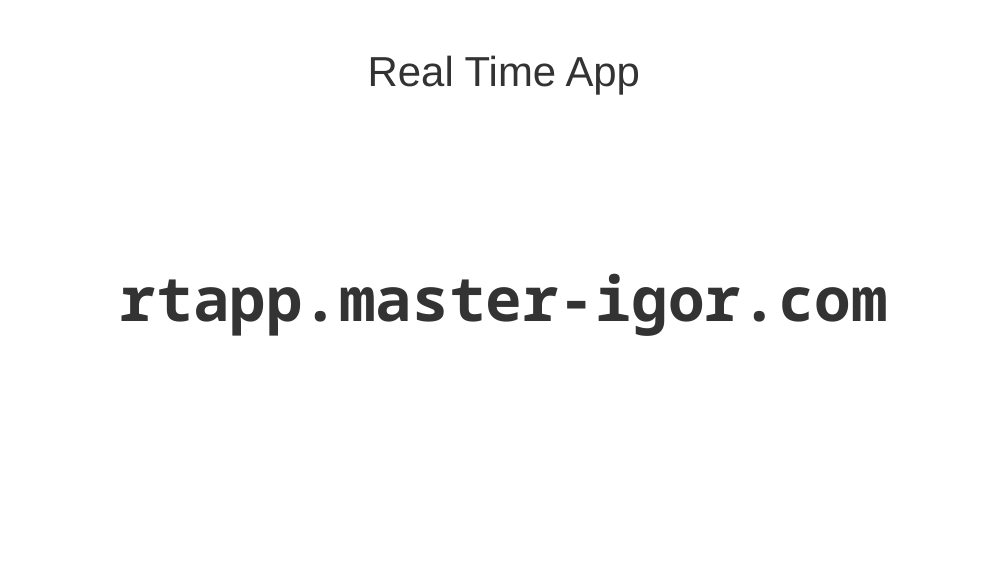
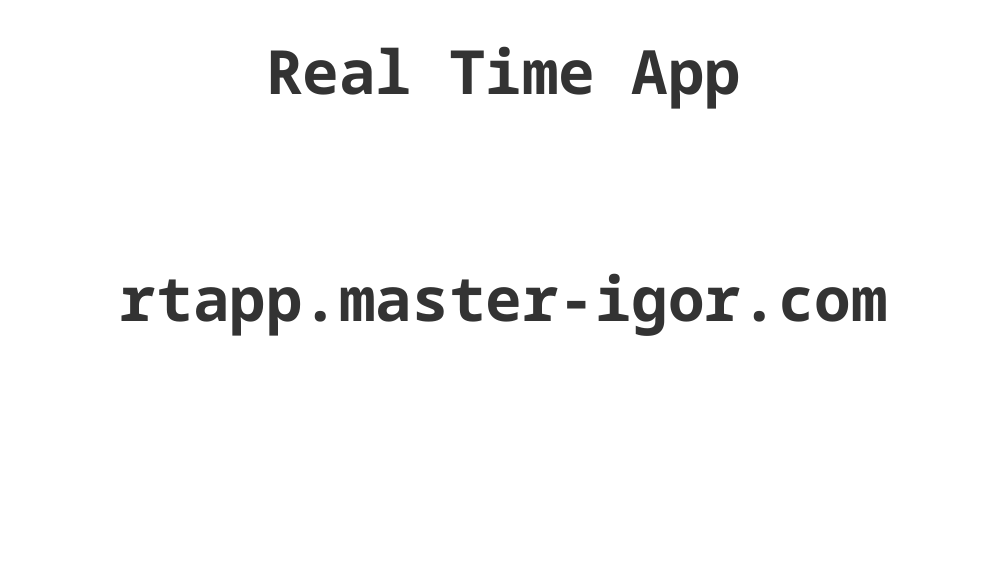
Before and after one commit to banditi/real-time-app, a slide deck: slide 1 of rtapp.odp. Drawn at 1008x567 pixels with LibreOffice and Linux fonts; fonts in the diff are those of the drawing. Boxes give left, top, right and bottom in pixels: in the first picture for what was removed or moved away, otherwise in the second. Text is boxed around its words. In the diff, an @@ line names an element or a change of style, - is before the commit and + after.

```diff
--- a/rtapp.odp
+++ b/rtapp.odp
@@ title "Real Time App" at (266, 46, 742, 109): size 33 to 48 pt, font Arial to Noto Sans Mono, bold on @@
```
Also in this commit, not shown: 8 other slides changed, 3 other files.
